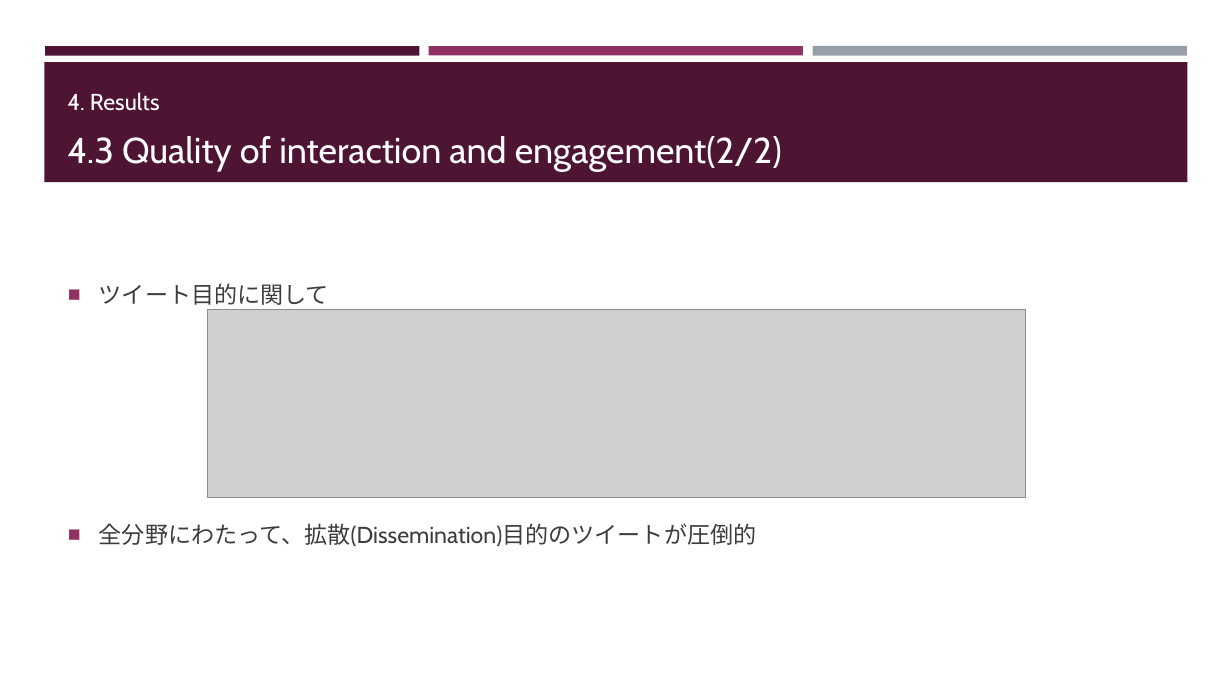
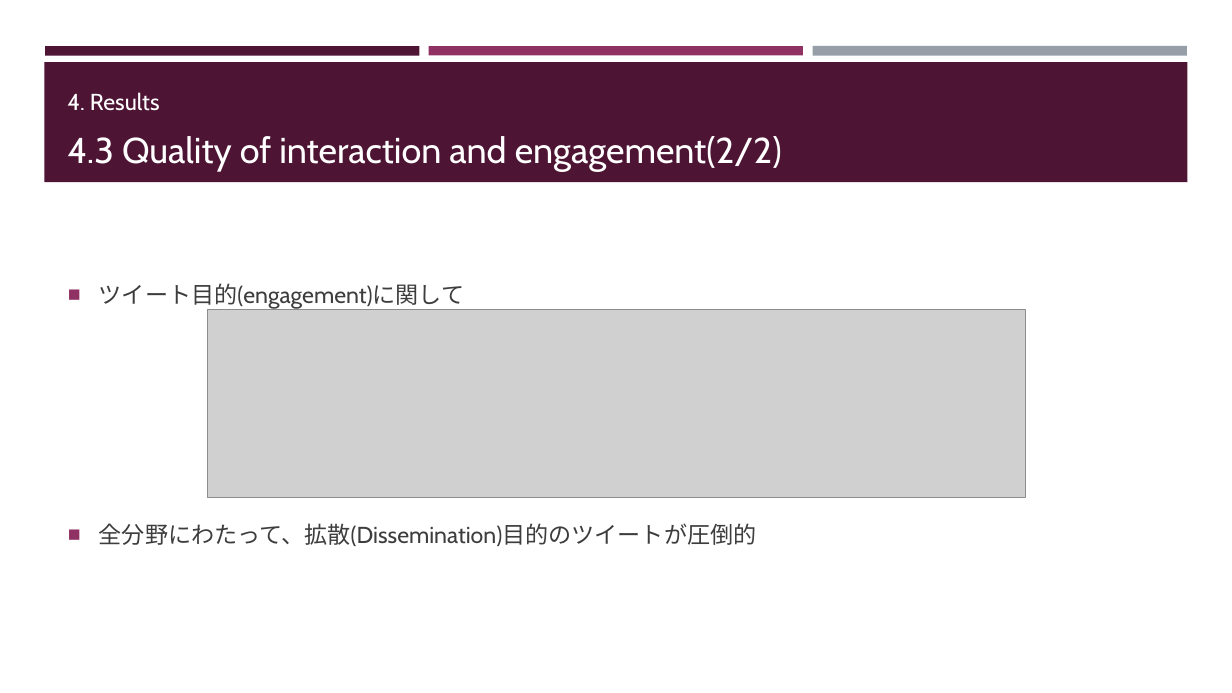
Before and after one commit to Hweemyoung/mastersdegree, a slide deck: slide 13 of altmetrics/presen/paper_review_2/paper_review_2.pptx (slide 12 before the commit). Drawn at 1232x693 pixels with LibreOffice and Linux fonts; fonts in the diff are those of the drawing; grey boxes stand for pictures. Boxes give left, top, right and bottom in pixels: in the first picture for what was removed or moved away, otherwise in the second. Text is boxed around its words. In the diff, an @@ line names an element or a change of style, - is before the commit and + after.

```diff
--- a/altmetrics/presen/paper_review_2/paper_review_2.pptx
+++ b/altmetrics/presen/paper_review_2/paper_review_2.pptx
@@ text at (99, 283, 465, 309): text changed @@
-■ ツイート目的に関して
+■ ツイート目的(engagement)に関して
```
Also in this commit, not shown: 6 other slides changed, 1 slide added, 3 other files.
